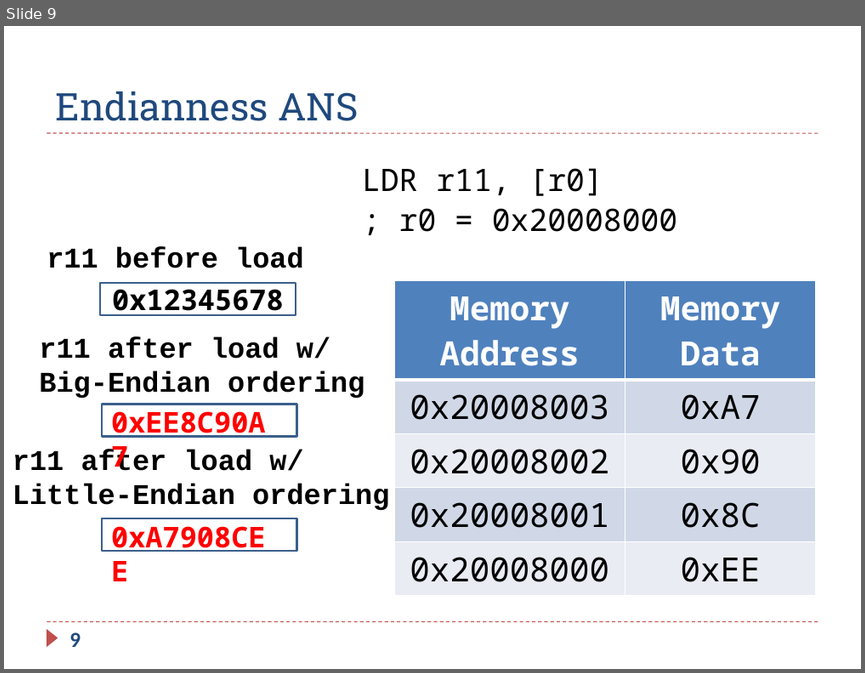
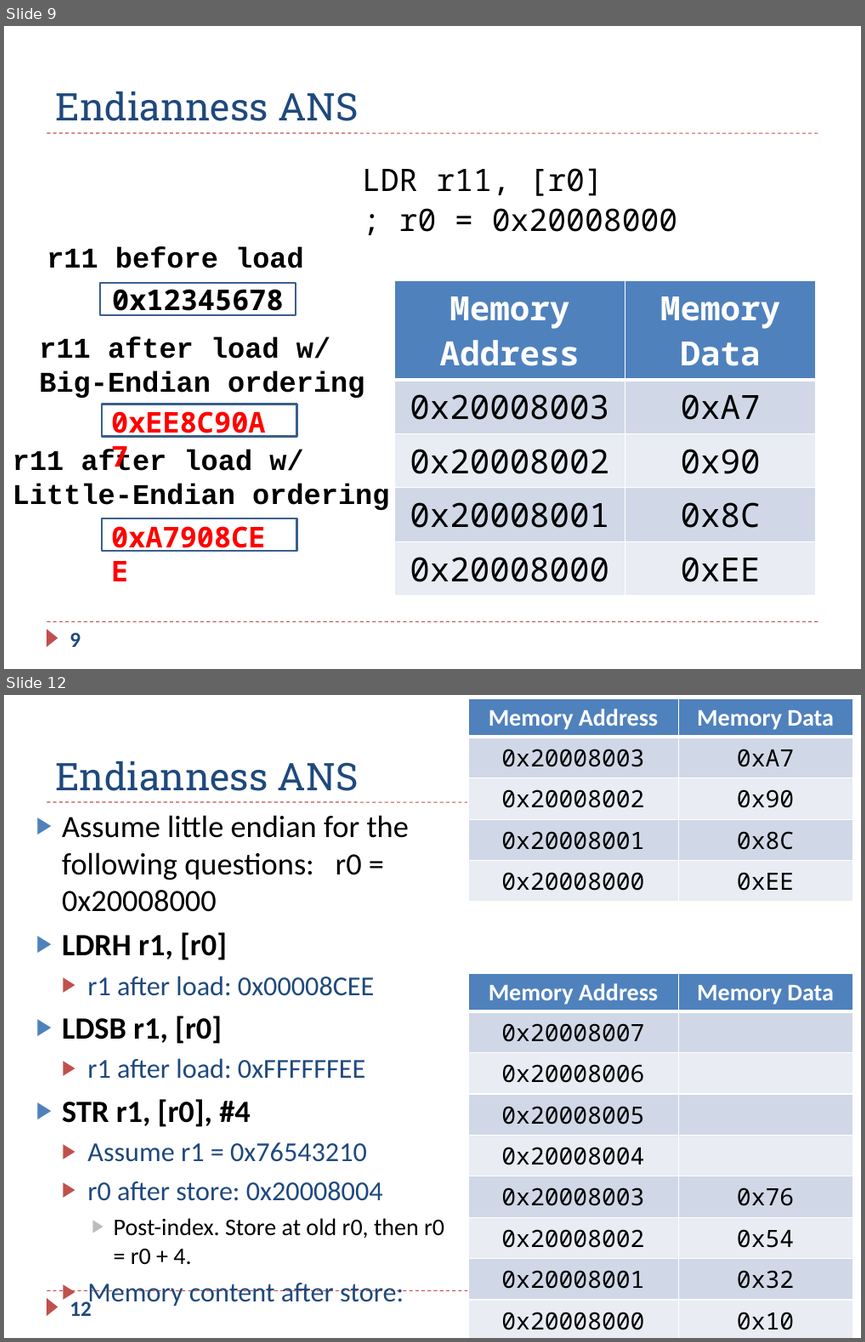
Before and after one commit to guhofstra/CSC111Fa25, a slide deck: PPTs/Ch5_ARM_Load_Store_Exercises_ANS.pptx. Shown one above the other, each under a label of ours: slide 9 before the commit, slides 9 and 12 after it; the slides between them are not shown. The pictures are 865x673 and 865x1342 pixels, drawn with LibreOffice and Linux fonts; fonts in the diff are those of the drawing. Boxes give left, top, right and bottom in pixels: in the first picture for what was removed or moved away, otherwise in the second. Text is boxed around its words. In the diff, an @@ line names an element or a change of style, - is before the commit and + after.

```diff
--- a/PPTs/Ch5_ARM_Load_Store_Exercises_ANS.pptx
+++ b/PPTs/Ch5_ARM_Load_Store_Exercises_ANS.pptx
@@ slide 12 added at (4,695,861,1338), background #FFFFFF; not listed: 3 template elements that a slide beside it also shows @@
@@ table added at (468,699,852,894), 5 rows, 2 columns @@
+Memory Address | Memory Data
+0x20008003 | 0xA7
+0x20008002 | 0x90
+0x20008001 | 0x8C
+0x20008000 | 0xEE
@@ title added at (55,761,358,791), 32 pt, text #1F497D @@
+Endianness ANS
@@ text added at (62,815,444,1308), 23 pt, text #000000 @@
+▶ Assume little endian for the following questions: r0 = 0x20008000
+▶ LDRH r1, [r0]
+  ▶ r1 after load: 0x00008CEE
+▶ LDSB r1, [r0]
+  ▶ r1 after load: 0xFFFFFFEE
+▶ STR r1, [r0], #4
+  ▶ Assume r1 = 0x76543210
+  ▶ r0 after store: 0x20008004
+    ▶ Post-index. Store at old r0, then r0 = r0 + 4.
+  ▶ Memory content after store:
@@ table added at (468,974,852,1333), 9 rows, 2 columns @@
+Memory Address | Memory Data
+0x20008007 | 
+0x20008006 | 
+0x20008005 | 
+0x20008004 | 
+0x20008003 | 0x76
+0x20008002 | 0x54
+0x20008001 | 0x32
+0x20008000 | 0x10
@@ page number added at (69,1299,92,1315), 18 pt, text #1F497D @@
+12
```
Also in this commit, not shown: 4 other slides added, 14 other files.
